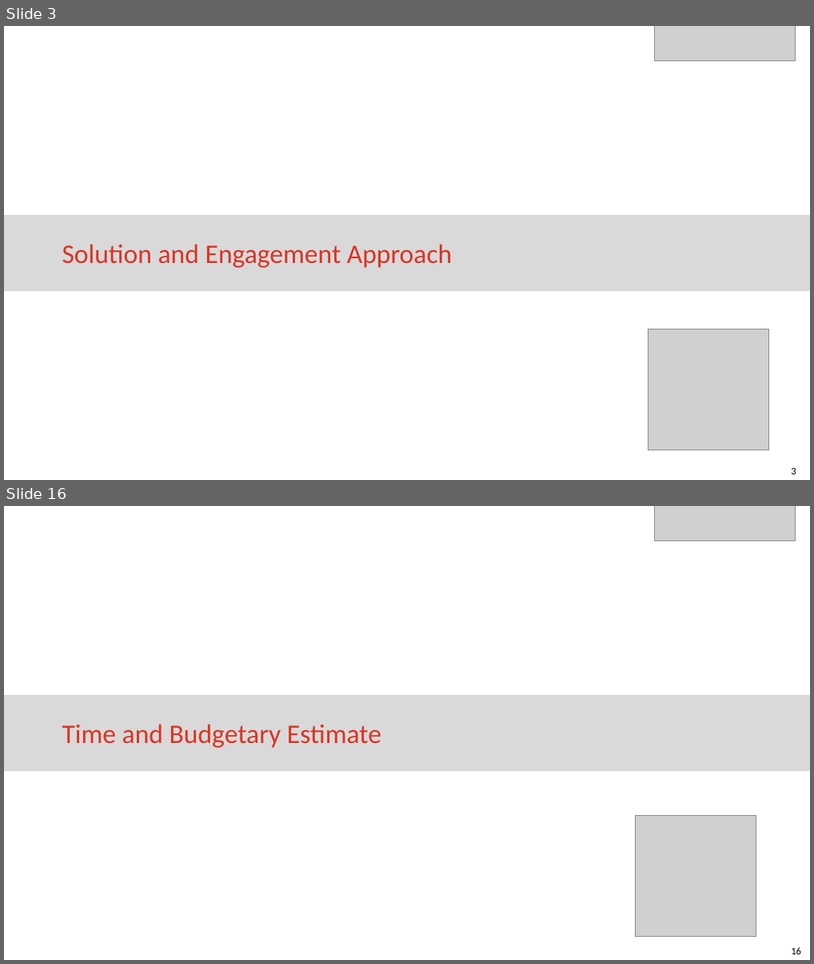
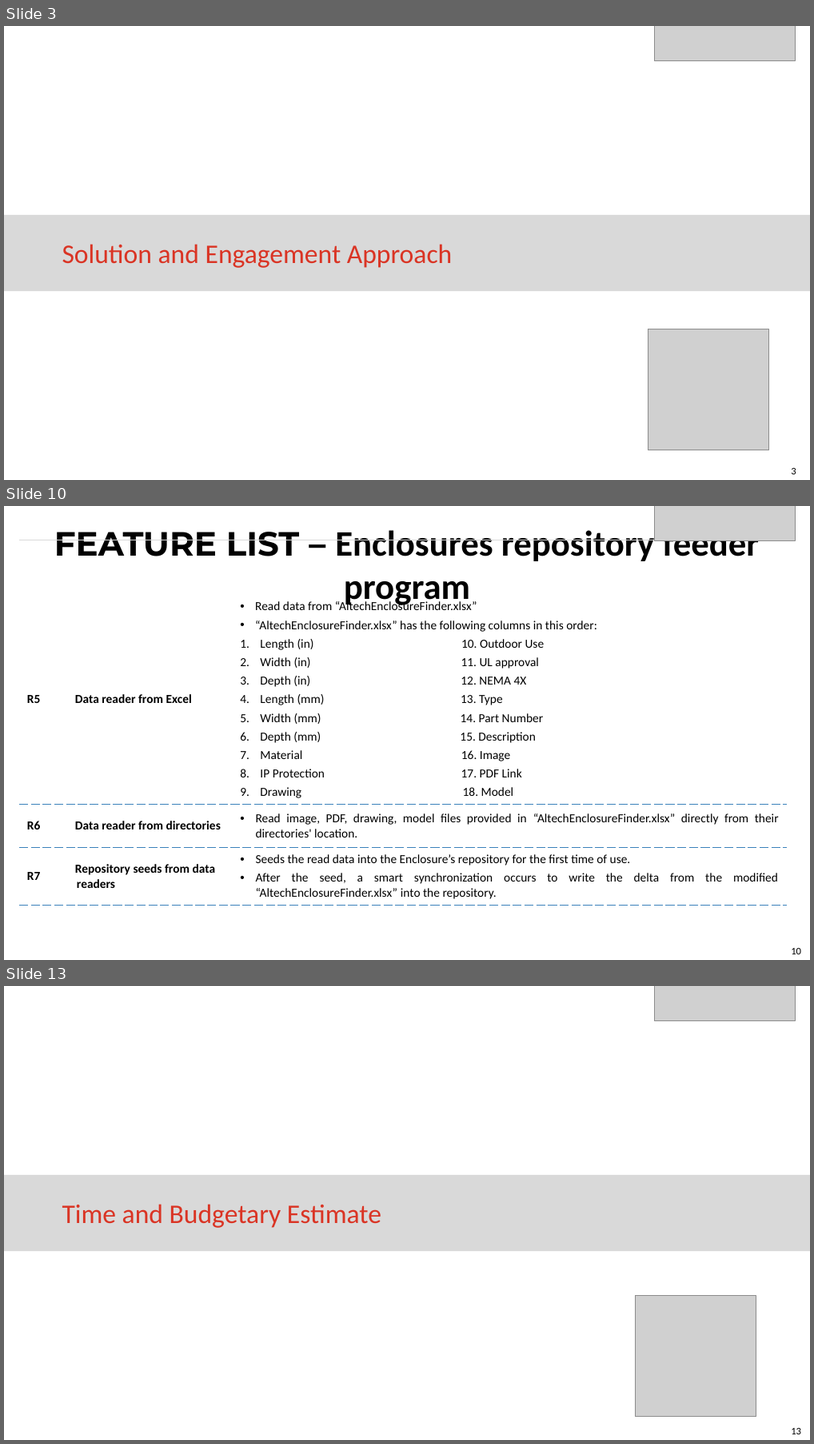
Before and after one commit to eaitbrahim/AltechEnclosures, a slide deck: Code Gate Proposal to Altech for Enclosures App.pptx. Shown one above the other, each under a label of ours: slides 3 and 16 before the commit, slides 3, 10 and 13 after it; the slides between them are not shown. The pictures are 814x964 and 814x1444 pixels, drawn with LibreOffice and Linux fonts; fonts in the diff are those of the drawing; grey boxes stand for pictures. Boxes give left, top, right and bottom in pixels: in the first picture for what was removed or moved away, otherwise in the second. Text is boxed around its words. In the diff, an @@ line names an element or a change of style, - is before the commit and + after.

```diff
--- a/Code Gate Proposal to Altech for Enclosures App.pptx
+++ b/Code Gate Proposal to Altech for Enclosures App.pptx
@@ slide 10 added at [4,506,810,960], background #FFFFFF; not listed: 1 template element that a slide beside it also shows @@
@@ picture added at [654,506,796,540] @@
@@ line added from (19, 540) to (795, 540), #D9D9D9 0.75 pt @@
@@ title added at [54,530,759,608], 32 pt, text #000000, bold @@
+FEATURE LIST – Enclosures repository feeder program
@@ table added at [19,595,789,902], 3 rows, 3 columns @@
+R5 | Data reader from Excel | Read data from “AltechEnclosureFinder.xlsx” / “AltechEnclosureFinder.xlsx” has the following columns in this order: / Length (in) 10. Outdoor Use / Width (in) 11. UL approval / Depth (in) 12. NEMA 4X / Length (mm) 13. Type / Width (mm) 14. Part Number / Depth (mm) 15. Description / Material 16. Image / IP Protection 17. PDF Link / Drawing 18. Model
+R6 | Data reader from directories | Read image, PDF, drawing, model files provided in “AltechEnclosureFinder.xlsx” directly from their directories' location.
+R7 | Repository seeds from data readers | Seeds the read data into the Enclosure’s repository for the first time of use. / After the seed, a smart synchronization occurs to write the delta from the modified “AltechEnclosureFinder.xlsx” into the repository.
@@ what was slide 16 is now slide 13 @@
@@ page number at [791,1428,802,1434]: text changed @@
-16
+13
```
Also in this commit, not shown: 6 slides changed, 6 other slides added, 10 slides removed.
